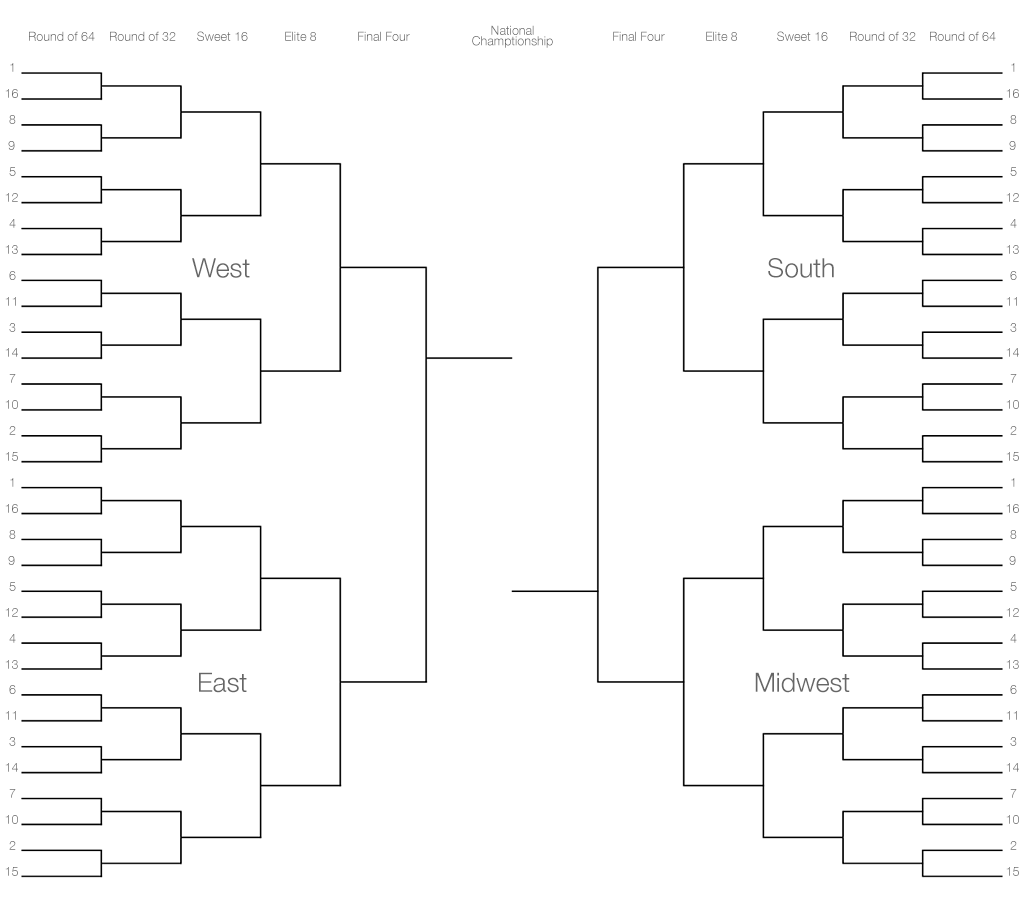
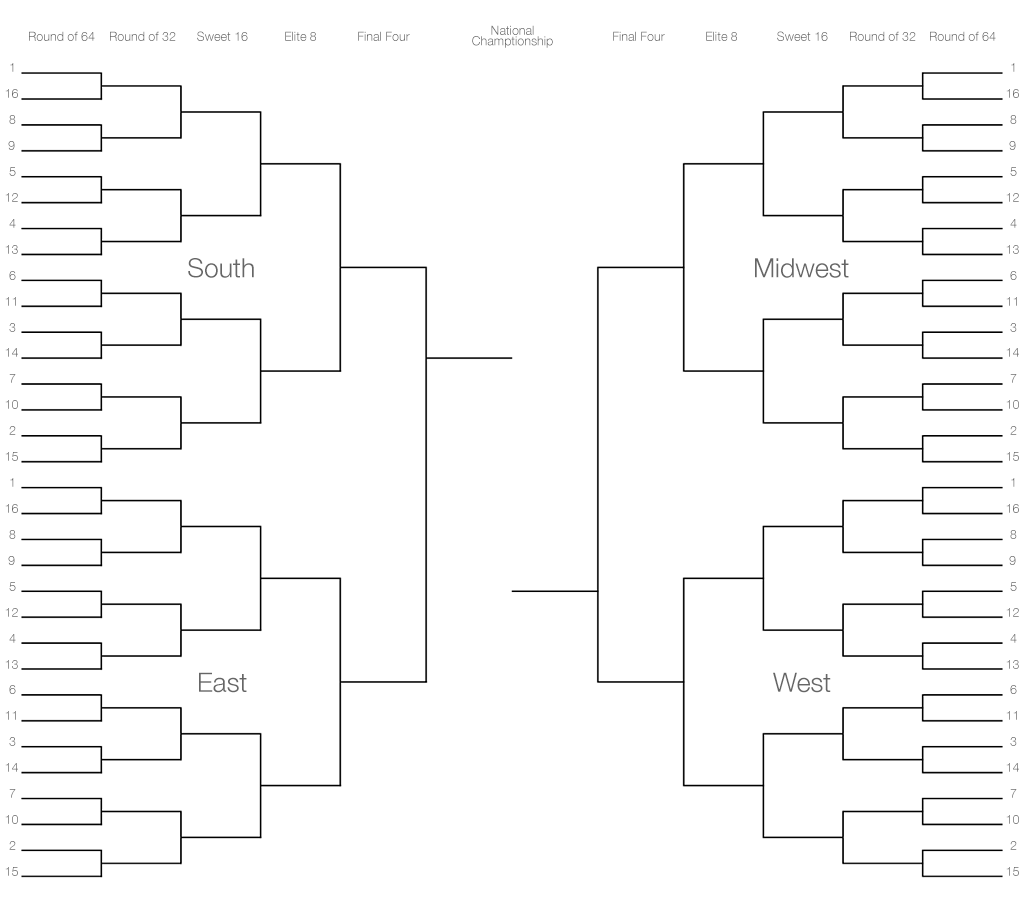
Layers edited between the first and the second (1024, 905) image:
painted on "South" over [188, 258, 254, 278]
renamed "South" to "Midwest", painted on it over [755, 258, 849, 278]
renamed "Midwest" to "West", painted on it over [755, 672, 850, 693]
